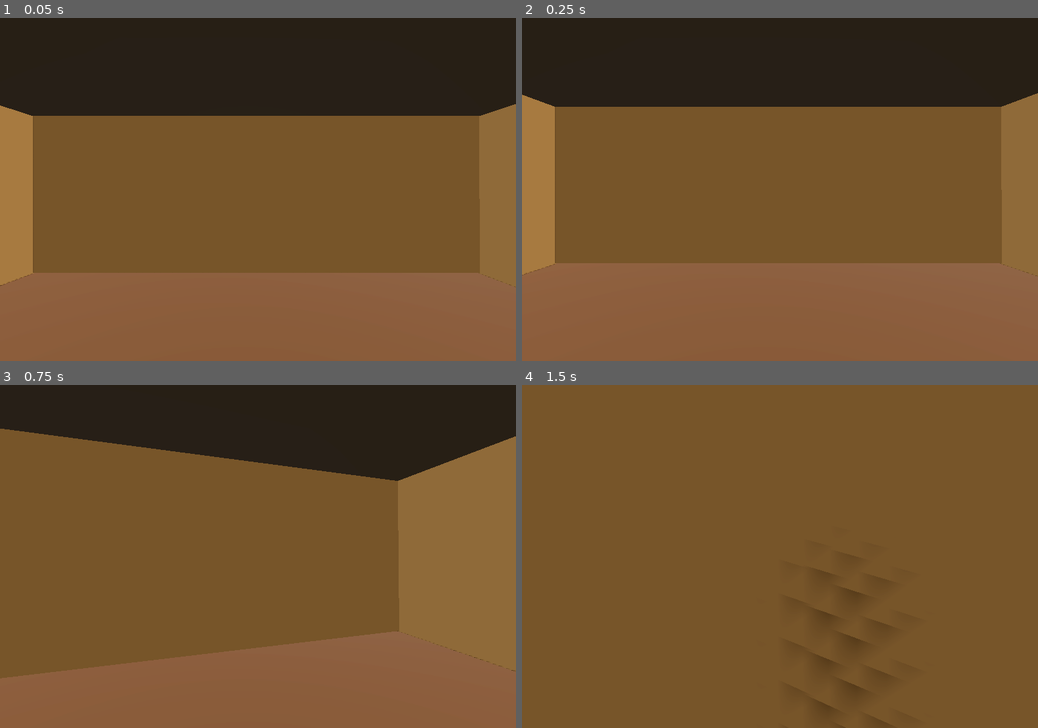
Above: before the commit, frames 1-4 (two rows, left to right).
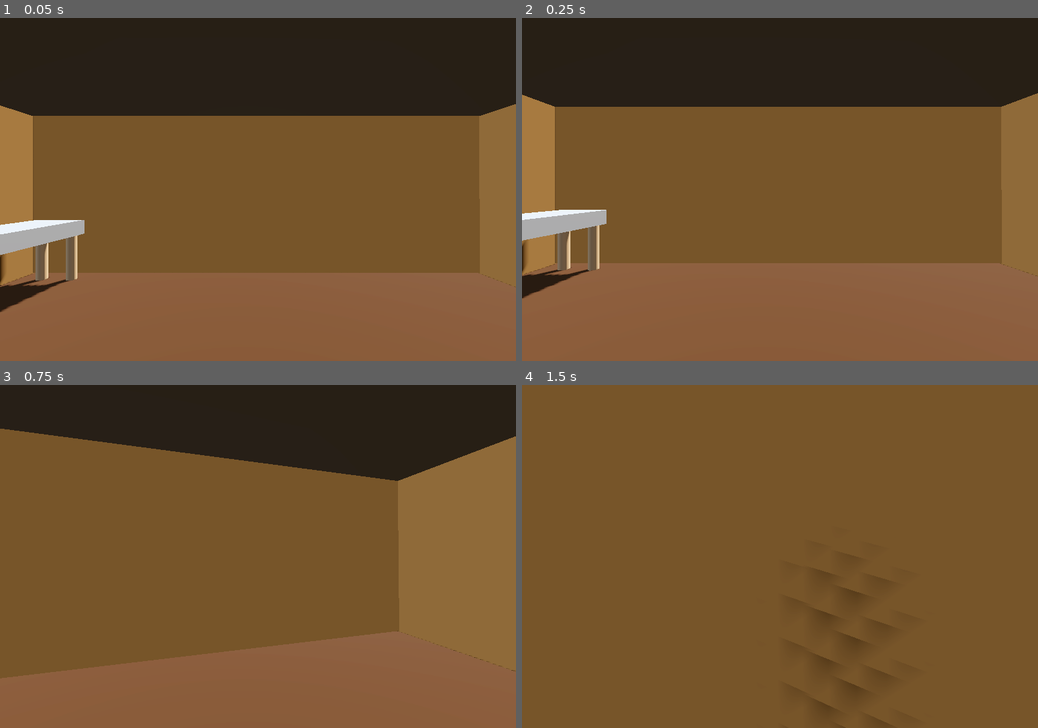
Above: after the commit, the same moments.

Repository: Tepitron/GreenCorp
Game: Godot game, scene res://scenes/game.tscn
The game is run twice, just before and just after one commit, with the same random seed, the same clock (stepped at 60 frames per second) and the same inputs. Before the commit the project starts from res://scenes/room.tscn.
Inputs (mouse positions are in pixels of both pictures, inside the frame that each line leads up to):
- Up to frame 1 (0.05 s): no input
- Up to frame 2 (0.25 s): no input
- Up to frame 3 (0.75 s): tap Enter at 0.5 s; move the mouse to (283, 556) at 0.52 s; press the mouse at (283, 556) at 0.53 s; hold W (move_forward) from 0.53 s (still down)
- Up to frame 4 (1.5 s): keep holding W (move_forward); move the mouse to (754, 556) at 1.27 s; release the mouse at (754, 556) at 1.28 s; click (754, 556) at 1.35 s

The runs differ from the first frame. In frame 1, 2.0% of the frame differs, in the area x 0-17%, y 58-86%; in frame 2, 1.9%; in frame 3, nothing differs; in frame 4, nothing differs.

Commit message:
Add computer and desk

Diff:
--- a/greencorp/project.godot
+++ b/greencorp/project.godot
@@ -12,7 +12,7 @@
 
 config/name="GreenCorp"
 config/description="Solve the Mystery"
-run/main_scene="uid://ci0kb1vaqrhjb"
+run/main_scene="uid://c5fnv1x0ads5p"
 config/features=PackedStringArray("4.4", "Forward Plus")
 config/icon="res://icon.svg"
 
--- /dev/null
+++ b/greencorp/scenes/computer.tscn
@@ -0,0 +1,86 @@
+[gd_scene load_steps=12 format=3 uid="uid://cnr3cufcvuw6y"]
+
+[sub_resource type="BoxMesh" id="BoxMesh_7sc3q"]
+
+[sub_resource type="StandardMaterial3D" id="StandardMaterial3D_om4aa"]
+albedo_color = Color(0.462745, 1, 1, 1)
+emission_enabled = true
+emission = Color(0, 0, 0.172549, 1)
+emission_energy_multiplier = 8.03
+
+[sub_resource type="PlaneMesh" id="PlaneMesh_8pqrt"]
+material = SubResource("StandardMaterial3D_om4aa")
+size = Vector2(0.9, 0.9)
+orientation = 2
+
+[sub_resource type="StandardMaterial3D" id="StandardMaterial3D_8pqrt"]
+albedo_color = Color(0, 0.0823529, 0.0666667, 1)
+
+[sub_resource type="BoxMesh" id="BoxMesh_om4aa"]
+material = SubResource("StandardMaterial3D_8pqrt")
+size = Vector3(2, 2, 1)
+
+[sub_resource type="BoxMesh" id="BoxMesh_8pqrt"]
+size = Vector3(3, 0.6, 1)
+
+[sub_resource type="StandardMaterial3D" id="StandardMaterial3D_7sc3q"]
+albedo_color = Color(0.775598, 0.634922, 0.476025, 1)
+
+[sub_resource type="CylinderMesh" id="CylinderMesh_om4aa"]
+material = SubResource("StandardMaterial3D_7sc3q")
+top_radius = 0.1
+bottom_radius = 0.1
+
+[sub_resource type="StandardMaterial3D" id="StandardMaterial3D_7ikar"]
+albedo_color = Color(0.13985, 0.110144, 0.112629, 1)
+
+[sub_resource type="PlaneMesh" id="PlaneMesh_tjrug"]
+material = SubResource("StandardMaterial3D_7ikar")
+size = Vector2(1, 0.3)
+
+[sub_resource type="BoxShape3D" id="BoxShape3D_7sc3q"]
+size = Vector3(1.2442, 0.895569, 1.0321)
+
+[node name="Computer" type="StaticBody3D"]
+transform = Transform3D(0.990075, 0, 0, 0, 0.8333, 0, 0, 0, 1, 0, 0, 0)
+
+[node name="ScreenCase" type="MeshInstance3D" parent="."]
+transform = Transform3D(1, 0, 0, 0, 1, 0, 0, 0, 0.568159, -0.0581955, 0.714607, -0.200285)
+mesh = SubResource("BoxMesh_7sc3q")
+
+[node name="Screen" type="MeshInstance3D" parent="ScreenCase"]
+transform = Transform3D(1, 0, 0, 0, 1, 0, 0, 0, 1, 0, 0.0037384, 0.56304)
+mesh = SubResource("PlaneMesh_8pqrt")
+
+[node name="Case" type="MeshInstance3D" parent="."]
+transform = Transform3D(0.402042, 0, 0, 0, 0.785866, 0, 0, 0, 1, -1.09085, -0.774555, 0)
+mesh = SubResource("BoxMesh_om4aa")
+skeleton = NodePath("../ScreenCase")
+
+[node name="ComputerDesk" type="MeshInstance3D" parent="."]
+transform = Transform3D(1, 0, 0, 0, 0.732894, 0, 0, 0, 1, 0.828594, -0.0220415, 0)
+mesh = SubResource("BoxMesh_8pqrt")
+
+[node name="DeskLeg" type="MeshInstance3D" parent="ComputerDesk"]
+transform = Transform3D(1, 0, 0, 0, 1, 0, 0, 0, 1, -1.40597, -1.22035, 0.312618)
+mesh = SubResource("CylinderMesh_om4aa")
+
+[node name="DeskLeg2" type="MeshInstance3D" parent="ComputerDesk"]
+transform = Transform3D(1, 0, 0, 0, 1, 0, 0, 0, 1, -1.40597, -1.27871, -0.320305)
+mesh = SubResource("CylinderMesh_om4aa")
+
+[node name="DeskLeg3" type="MeshInstance3D" parent="ComputerDesk"]
+transform = Transform3D(1, 0, 0, 0, 1, 0, 0, 0, 1, 1.38053, -1.22035, -0.308184)
+mesh = SubResource("CylinderMesh_om4aa")
+
+[node name="DeskLeg4" type="MeshInstance3D" parent="ComputerDesk"]
+transform = Transform3D(1, 0, 0, 0, 1, 0, 0, 0, 1, 1.37396, -1.22035, 0.312618)
+mesh = SubResource("CylinderMesh_om4aa")
+
+[node name="KeyBoard" type="MeshInstance3D" parent="."]
+transform = Transform3D(1, 0, 0, 0, 1, 0, 0, 0, 1, -0.0652445, 0.202206, 0.322837)
+mesh = SubResource("PlaneMesh_tjrug")
+
+[node name="CollisionShape3D" type="CollisionShape3D" parent="."]
+transform = Transform3D(3.08341, 0, 0, 0, 3.11101, 0, 0, 0, 1, 0.438267, -0.162253, 0.0140345)
+shape = SubResource("BoxShape3D_7sc3q")
--- /dev/null
+++ b/greencorp/scenes/game.tscn
@@ -0,0 +1,72 @@
+[gd_scene load_steps=10 format=3 uid="uid://c5fnv1x0ads5p"]
+
+[ext_resource type="Script" uid="uid://c4r81c6c0j0gp" path="res://scripts/room.gd" id="1_p57ef"]
+[ext_resource type="PackedScene" uid="uid://bjxusjwwq7olr" path="res://scenes/player.tscn" id="2_u5sy4"]
+[ext_resource type="PackedScene" uid="uid://ci0kb1vaqrhjb" path="res://scenes/room.tscn" id="3_p57ef"]
+[ext_resource type="PackedScene" uid="uid://b4txa3ojbo4jb" path="res://scenes/green_corp_building.tscn" id="4_0tnpc"]
+[ext_resource type="PackedScene" uid="uid://b25fqxjjyvwl" path="res://scenes/light_post.tscn" id="5_vtaks"]
+[ext_resource type="PackedScene" uid="uid://bs3c61idtfgxc" path="res://scenes/road.tscn" id="6_kvpfn"]
+
+[sub_resource type="ProceduralSkyMaterial" id="ProceduralSkyMaterial_36trf"]
+sky_horizon_color = Color(0.662243, 0.671743, 0.686743, 1)
+ground_horizon_color = Color(0.662243, 0.671743, 0.686743, 1)
+
+[sub_resource type="Sky" id="Sky_ffxv4"]
+sky_material = SubResource("ProceduralSkyMaterial_36trf")
+
+[sub_resource type="Environment" id="Environment_85yof"]
+background_mode = 2
+sky = SubResource("Sky_ffxv4")
+tonemap_mode = 2
+glow_enabled = true
+
+[node name="Game" type="Node3D"]
+script = ExtResource("1_p57ef")
+
+[node name="WorldEnvironment" type="WorldEnvironment" parent="."]
+environment = SubResource("Environment_85yof")
+
+[node name="DirectionalLight3D" type="DirectionalLight3D" parent="."]
+transform = Transform3D(-0.866024, -0.433016, 0.250001, 0, 0.499998, 0.866026, -0.500003, 0.749999, -0.43301, 0, 0.263882, 0)
+shadow_enabled = true
+
+[node name="Player" parent="." instance=ExtResource("2_u5sy4")]
+transform = Transform3D(1, 0, 0, 0, 1, 0, 0, 0, 1, 0, -4.22253, 0)
+
+[node name="Interior" type="Node" parent="."]
+
+[node name="Room" parent="Interior" instance=ExtResource("3_p57ef")]
+
+[node name="Exterior" type="Node" parent="."]
+
+[node name="GreenCorpBuilding" parent="Exterior" instance=ExtResource("4_0tnpc")]
+transform = Transform3D(-1, 0, 4.0873e-08, 0, 1, 0, -8.74228e-08, 0, -0.467532, -3.24397, -9.284, 67.6364)
+
+[node name="LightPosts" type="Node" parent="Exterior"]
+
+[node name="LightPost" parent="Exterior/LightPosts" instance=ExtResource("5_vtaks")]
+transform = Transform3D(-1, 0, -8.74228e-08, 0, 1, 0, 8.74228e-08, 0, -1, 24.3381, -7.07062, 18.6821)
+
+[node name="LightPost2" parent="Exterior/LightPosts" instance=ExtResource("5_vtaks")]
+transform = Transform3D(-1, 0, -8.74228e-08, 0, 1, 0, 8.74228e-08, 0, -1, 15.8421, -7.07062, 18.6821)
+
+[node name="LightPost3" parent="Exterior/LightPosts" instance=ExtResource("5_vtaks")]
+transform = Transform3D(-1, 0, -8.74228e-08, 0, 1, 0, 8.74228e-08, 0, -1, -7.79473, -7.07062, 18.6821)
+
+[node name="LightPost4" parent="Exterior/LightPosts" instance=ExtResource("5_vtaks")]
+transform = Transform3D(-1, 0, -8.74228e-08, 0, 1, 0, 8.74228e-08, 0, -1, 6.83655, -7.07062, 18.6821)
+
+[node name="LightPost5" parent="Exterior/LightPosts" instance=ExtResource("5_vtaks")]
+transform = Transform3D(-1, 0, -8.74228e-08, 0, 1, 0, 8.74228e-08, 0, -1, -19.075, -7.07062, 18.6821)
+
+[node name="LightPost6" parent="Exterior/LightPosts" instance=ExtResource("5_vtaks")]
+transform = Transform3D(-1, 0, -8.74228e-08, 0, 1, 0, 8.74228e-08, 0, -1, -29.8423, -7.07062, 18.6821)
+
+[node name="LightPost7" parent="Exterior/LightPosts" instance=ExtResource("5_vtaks")]
+transform = Transform3D(-1, 0, -8.74228e-08, 0, 1, 0, 8.74228e-08, 0, -1, -39.1408, -7.07062, 18.6821)
+
+[node name="Road" parent="." instance=ExtResource("6_kvpfn")]
+transform = Transform3D(1, 0, 0, 0, 1, 0, 0, 0, 1, 2.152, -8.12182, 15.5139)
+
+[node name="Road" parent="Road" instance=ExtResource("6_kvpfn")]
+transform = Transform3D(1, 0, 0, 0, 1, 0, 0, 0, 1, -49.2664, -0.0111446, 0.0679731)
--- a/greencorp/scenes/light_post.tscn
+++ b/greencorp/scenes/light_post.tscn
@@ -1,23 +1,22 @@
 [gd_scene load_steps=3 format=3 uid="uid://b25fqxjjyvwl"]
 
-[sub_resource type="TorusMesh" id="TorusMesh_7df5l"]
+[sub_resource type="CylinderMesh" id="CylinderMesh_7df5l"]
 
-[sub_resource type="CapsuleMesh" id="CapsuleMesh_xiacm"]
+[sub_resource type="CapsuleMesh" id="CapsuleMesh_7df5l"]
 
-[node name="LightPost" type="MeshInstance3D"]
-transform = Transform3D(0.254283, 0, 0, 0, -16.4361, 0, 0, 0, 0.182029, -23.0791, 3.42005, -3.33412)
-mesh = SubResource("TorusMesh_7df5l")
-skeleton = NodePath("../..")
+[node name="LightPost" type="Node3D"]
 
 [node name="MeshInstance3D" type="MeshInstance3D" parent="."]
-transform = Transform3D(2.97403, 0, 0, 0, 0.000364518, 0.0161989, 0, 3.30256, -0.0145771, -0.470528, -0.252637, 1.8786)
-mesh = SubResource("CapsuleMesh_xiacm")
-skeleton = NodePath("../../..")
+transform = Transform3D(0.0594289, 0, 0, 0, 1.28116, 0, 0, 0, 0.118513, 0, 0, 0)
+mesh = SubResource("CylinderMesh_7df5l")
 
-[node name="SpotLight3D" type="SpotLight3D" parent="MeshInstance3D"]
-transform = Transform3D(1, 0, 0, 0, -0.462476, -0.886632, 0, 0.886632, -0.462476, 0, 0, 0)
-light_color = Color(0.989624, 0.962907, 0.79622, 1)
-light_energy = 12.151
-light_indirect_energy = 3.747
-light_specular = 1.146
-spot_range = 19.222
+[node name="MeshInstance3D2" type="MeshInstance3D" parent="."]
+transform = Transform3D(0.231432, 0, 0, 0, -0.0951921, -0.132285, 0, 0.269786, -0.0466757, 0, 1.24693, 0.120403)
+mesh = SubResource("CapsuleMesh_7df5l")
+
+[node name="SpotLight3D" type="SpotLight3D" parent="MeshInstance3D2"]
+transform = Transform3D(1, 0, 0, 0, -0.180536, -0.983568, 0, 0.983568, -0.180536, 0, 0, 0)
+light_color = Color(1, 1, 0.960784, 1)
+light_energy = 7.788
+light_indirect_energy = 1.97
+light_specular = 1.955
--- a/greencorp/scenes/room.tscn
+++ b/greencorp/scenes/room.tscn
@@ -1,36 +1,35 @@
-[gd_scene load_steps=19 format=3 uid="uid://ci0kb1vaqrhjb"]
+[gd_scene load_steps=14 format=3 uid="uid://ci0kb1vaqrhjb"]
 
-[ext_resource type="PackedScene" uid="uid://bjxusjwwq7olr" path="res://scenes/player.tscn" id="1_36trf"]
-[ext_resource type="Script" uid="uid://c4r81c6c0j0gp" path="res://scripts/room.gd" id="1_ffxv4"]
+[ext_resource type="PackedScene" uid="uid://eyi6gk1km13i" path="res://scenes/cork_board.tscn" id="2_ffxv4"]
+[ext_resource type="PackedScene" uid="uid://cnr3cufcvuw6y" path="res://scenes/computer.tscn" id="3_14vil"]
 [ext_resource type="PackedScene" uid="uid://x2rc4jsfq4c2" path="res://scenes/windowed_wall.tscn" id="3_85yof"]
-[ext_resource type="PackedScene" uid="uid://bs3c61idtfgxc" path="res://scenes/road.tscn" id="4_14vil"]
-[ext_resource type="PackedScene" uid="uid://b4txa3ojbo4jb" path="res://scenes/green_corp_building.tscn" id="5_jxe34"]
 
-[sub_resource type="ProceduralSkyMaterial" id="ProceduralSkyMaterial_36trf"]
-sky_horizon_color = Color(0.662243, 0.671743, 0.686743, 1)
-ground_horizon_color = Color(0.662243, 0.671743, 0.686743, 1)
+[sub_resource type="PlaneMesh" id="PlaneMesh_36trf"]
+flip_faces = true
+size = Vector2(10, 10)
 
-[sub_resource type="Sky" id="Sky_ffxv4"]
-sky_material = SubResource("ProceduralSkyMaterial_36trf")
+[sub_resource type="StandardMaterial3D" id="StandardMaterial3D_qvc4m"]
+albedo_color = Color(0.269105, 0.147137, 5.05373e-07, 1)
 
-[sub_resource type="Environment" id="Environment_85yof"]
-background_mode = 2
-sky = SubResource("Sky_ffxv4")
-tonemap_mode = 2
-glow_enabled = true
+[sub_resource type="PlaneMesh" id="PlaneMesh_ffxv4"]
+material = SubResource("StandardMaterial3D_qvc4m")
+size = Vector2(11, 11)
+
+[sub_resource type="ConvexPolygonShape3D" id="ConvexPolygonShape3D_85yof"]
+points = PackedVector3Array(5.07738, 0.079334, 5.07738, -5.07738, -0.079334, -5.07738, -5.07738, 0.079334, -5.07738, 5.07738, -0.079334, -5.07738, -5.07738, -0.079334, 5.07738, -5.07738, 0.079334, 5.07738, 5.07738, 0.079334, -5.07738, 5.07738, -0.079334, 5.07738)
 
 [sub_resource type="StandardMaterial3D" id="StandardMaterial3D_jxe34"]
 diffuse_mode = 3
 specular_mode = 1
 albedo_color = Color(0.427451, 0.317647, 0.192157, 1)
 
-[sub_resource type="PlaneMesh" id="PlaneMesh_ffxv4"]
+[sub_resource type="PlaneMesh" id="PlaneMesh_14vil"]
 material = SubResource("StandardMaterial3D_jxe34")
 size = Vector2(10, 4)
 center_offset = Vector3(0, -2, 10)
 orientation = 2
 
-[sub_resource type="ConvexPolygonShape3D" id="ConvexPolygonShape3D_ffxv4"]
+[sub_resource type="ConvexPolygonShape3D" id="ConvexPolygonShape3D_jxe34"]
 points = PackedVector3Array(-5.07738, -4.07937, 9.92064, 5.07738, 0.0476189, 10.0794, 5.07738, 0.0476189, 9.92064, -5.07738, 0.0476189, 10.0794, 5.07738, -4.07937, 10.0794, 5.07738, -4.07937, 9.92064, -5.07738, 0.0476189, 9.92064, -5.07738, -4.07937, 10.0794)
 
 [sub_resource type="StandardMaterial3D" id="StandardMaterial3D_jn645"]
@@ -38,104 +37,73 @@
 specular_mode = 1
 albedo_color = Color(0.427451, 0.317647, 0.192157, 1)
 
-[sub_resource type="PlaneMesh" id="PlaneMesh_14vil"]
+[sub_resource type="PlaneMesh" id="PlaneMesh_jn645"]
 lightmap_size_hint = Vector2i(52, 22)
 material = SubResource("StandardMaterial3D_jn645")
 size = Vector2(10, 4)
 orientation = 0
 
-[sub_resource type="ConvexPolygonShape3D" id="ConvexPolygonShape3D_jxe34"]
+[sub_resource type="ConvexPolygonShape3D" id="ConvexPolygonShape3D_qvc4m"]
 points = PackedVector3Array(0.079334, 2.04762, 5.07738, -0.079334, -2.07937, -5.07738, 0.079334, -2.07937, -5.07738, -0.079334, -2.07937, 5.07738, -0.079334, 2.04762, -5.07738, 0.079334, 2.04762, -5.07738, 0.079334, -2.07937, 5.07738, -0.079334, 2.04762, 5.07738)
 
-[sub_resource type="StandardMaterial3D" id="StandardMaterial3D_qvc4m"]
-albedo_color = Color(0.269105, 0.147137, 5.05373e-07, 1)
+[node name="Room" type="Node3D"]
 
-[sub_resource type="PlaneMesh" id="PlaneMesh_36trf"]
-material = SubResource("StandardMaterial3D_qvc4m")
-size = Vector2(11, 11)
+[node name="Roof" type="MeshInstance3D" parent="."]
+transform = Transform3D(1, 0, 0, 0, 1, 0, 0, 0, 1, 0, -2, 0)
+mesh = SubResource("PlaneMesh_36trf")
+skeleton = NodePath("../..")
 
-[sub_resource type="ConvexPolygonShape3D" id="ConvexPolygonShape3D_14vil"]
-points = PackedVector3Array(5.07738, 0.079334, 5.07738, -5.07738, -0.079334, -5.07738, -5.07738, 0.079334, -5.07738, 5.07738, -0.079334, -5.07738, -5.07738, -0.079334, 5.07738, -5.07738, 0.079334, 5.07738, 5.07738, 0.079334, -5.07738, 5.07738, -0.079334, 5.07738)
+[node name="Floor" type="StaticBody3D" parent="."]
+transform = Transform3D(1, 5.55112e-17, 4.9973e-15, 7.87348e-16, -4.4005e-08, -1, 2.77556e-17, 1, -4.37722e-08, 2.98962e-08, -5.36024, 0.00936658)
 
-[sub_resource type="PlaneMesh" id="PlaneMesh_jxe34"]
-flip_faces = true
-size = Vector2(10, 10)
-
-[node name="Room" type="Node3D"]
-script = ExtResource("1_ffxv4")
-
-[node name="WorldEnvironment" type="WorldEnvironment" parent="."]
-environment = SubResource("Environment_85yof")
-
-[node name="DirectionalLight3D" type="DirectionalLight3D" parent="."]
-transform = Transform3D(-0.866024, -0.433016, 0.250001, 0, 0.499998, 0.866026, -0.500003, 0.749999, -0.43301, 0, 0.263882, 0)
-shadow_enabled = true
-
-[node name="Player" parent="." instance=ExtResource("1_36trf")]
-transform = Transform3D(1, 0, 0, 0, 1, 0, 0, 0, 1, 0, -4.22253, 0)
-
-[node name="Interior" type="Node" parent="."]
-
-[node name="walls" type="Node" parent="Interior"]
-
-[node name="Wall" type="StaticBody3D" parent="Interior/walls"]
-
-[node name="MeshInstance3D" type="MeshInstance3D" parent="Interior/walls/Wall"]
-transform = Transform3D(1, 0.000198576, -6.74525e-05, -0.000198557, 1, 0.000209895, 6.7509e-05, -0.000209877, 1, -0.038238, -1.4838, -14.9684)
+[node name="MeshInstance3D" type="MeshInstance3D" parent="Floor"]
+transform = Transform3D(1, 4.9973e-15, -5.5511e-17, -2.77556e-17, -4.37722e-08, 1, 7.87348e-16, -1, -4.4005e-08, -0.0131836, -0.0160838, 0.142696)
 mesh = SubResource("PlaneMesh_ffxv4")
 skeleton = NodePath("../../..")
 
-[node name="CollisionShape3D" type="CollisionShape3D" parent="Interior/walls/Wall"]
+[node name="CollisionShape3D" type="CollisionShape3D" parent="Floor"]
+transform = Transform3D(1, 4.9973e-15, -5.5511e-17, -2.77556e-17, -4.37722e-08, 1, 7.87348e-16, -1, -4.4005e-08, -2.98962e-08, -0.00936657, 0.13498)
+shape = SubResource("ConvexPolygonShape3D_85yof")
+
+[node name="walls" type="Node" parent="."]
+
+[node name="Wall" type="StaticBody3D" parent="walls"]
+
+[node name="MeshInstance3D" type="MeshInstance3D" parent="walls/Wall"]
 transform = Transform3D(1, 0.000198576, -6.74525e-05, -0.000198557, 1, 0.000209895, 6.7509e-05, -0.000209877, 1, -0.038238, -1.4838, -14.9684)
-shape = SubResource("ConvexPolygonShape3D_ffxv4")
+mesh = SubResource("PlaneMesh_14vil")
+skeleton = NodePath("../../../..")
 
-[node name="Wall2" type="StaticBody3D" parent="Interior/walls"]
-
-[node name="MeshInstance3D" type="MeshInstance3D" parent="Interior/walls/Wall2"]
-transform = Transform3D(1, 0, 0, 0, 1, 0, 0, 0, 1, -4.99657, -3.50926, 0)
-mesh = SubResource("PlaneMesh_14vil")
-
-[node name="CollisionShape3D" type="CollisionShape3D" parent="Interior/walls/Wall2"]
-transform = Transform3D(1, 0, 0, 0, 1, 0, 0, 0, 1, -4.99657, -3.50926, 0)
+[node name="CollisionShape3D" type="CollisionShape3D" parent="walls/Wall"]
+transform = Transform3D(1, 0.000198576, -6.74525e-05, -0.000198557, 1, 0.000209895, 6.7509e-05, -0.000209877, 1, -0.038238, -1.4838, -14.9684)
 shape = SubResource("ConvexPolygonShape3D_jxe34")
 
-[node name="Wall3" type="StaticBody3D" parent="Interior/walls"]
+[node name="Wall2" type="StaticBody3D" parent="walls"]
+
+[node name="MeshInstance3D" type="MeshInstance3D" parent="walls/Wall2"]
+transform = Transform3D(1, 0, 0, 0, 1, 0, 0, 0, 1, -4.99657, -3.50926, 0)
+mesh = SubResource("PlaneMesh_jn645")
+
+[node name="CollisionShape3D" type="CollisionShape3D" parent="walls/Wall2"]
+transform = Transform3D(1, 0, 0, 0, 1, 0, 0, 0, 1, -4.99657, -3.50926, 0)
+shape = SubResource("ConvexPolygonShape3D_qvc4m")
+
+[node name="Wall3" type="StaticBody3D" parent="walls"]
 transform = Transform3D(1, 0, 0, 0, 1, 0, 0, 0, 1, 10.0786, 0, 0)
 
-[node name="MeshInstance3D" type="MeshInstance3D" parent="Interior/walls/Wall3"]
+[node name="MeshInstance3D" type="MeshInstance3D" parent="walls/Wall3"]
 transform = Transform3D(-1, 0, -8.74228e-08, 0, 1, 0, 8.74228e-08, 0, -1, -5.1655, -3.50926, -0.010188)
-mesh = SubResource("PlaneMesh_14vil")
+mesh = SubResource("PlaneMesh_jn645")
 
-[node name="CollisionShape3D" type="CollisionShape3D" parent="Interior/walls/Wall3"]
+[node name="CollisionShape3D" type="CollisionShape3D" parent="walls/Wall3"]
 transform = Transform3D(1, 0, 0, 0, 1, 0, 0, 0, 1, -4.99657, -3.50926, 0)
-shape = SubResource("ConvexPolygonShape3D_jxe34")
+shape = SubResource("ConvexPolygonShape3D_qvc4m")
 
-[node name="WindowedWall" parent="Interior/walls" instance=ExtResource("3_85yof")]
+[node name="WindowedWall" parent="walls" instance=ExtResource("3_85yof")]
 transform = Transform3D(-4.37114e-08, 0, 1, 0, 1, 0, -1, 0, -4.37114e-08, 0.0122451, -3.80277, 4.77139)
 
-[node name="Floor" type="StaticBody3D" parent="Interior"]
-transform = Transform3D(1, 5.55112e-17, 4.9973e-15, 7.87348e-16, -4.4005e-08, -1, 2.77556e-17, 1, -4.37722e-08, 2.98962e-08, -5.36024, 0.00936658)
+[node name="CorkBoard" parent="." instance=ExtResource("2_ffxv4")]
+transform = Transform3D(-4.37114e-08, 0, -1, 0, 1, 0, 1, 0, -4.37114e-08, 4.88231, -3.1907, 1.6865)
 
-[node name="MeshInstance3D" type="MeshInstance3D" parent="Interior/Floor"]
-transform = Transform3D(1, 4.9973e-15, -5.5511e-17, -2.77556e-17, -4.37722e-08, 1, 7.87348e-16, -1, -4.4005e-08, -0.0131836, -0.0160838, 0.142696)
-mesh = SubResource("PlaneMesh_36trf")
-skeleton = NodePath("../..")
-
-[node name="CollisionShape3D" type="CollisionShape3D" parent="Interior/Floor"]
-transform = Transform3D(1, 4.9973e-15, -5.5511e-17, -2.77556e-17, -4.37722e-08, 1, 7.87348e-16, -1, -4.4005e-08, -2.98962e-08, -0.00936657, 0.13498)
-shape = SubResource("ConvexPolygonShape3D_14vil")
-
-[node name="Roof" type="MeshInstance3D" parent="Interior"]
-transform = Transform3D(1, 0, 0, 0, 1, 0, 0, 0, 1, 0, -2, 0)
-mesh = SubResource("PlaneMesh_jxe34")
-
-[node name="Exterior" type="Node" parent="."]
-
-[node name="GreenCorpBuilding" parent="Exterior" instance=ExtResource("5_jxe34")]
-transform = Transform3D(-1, 0, 4.0873e-08, 0, 1, 0, -8.74228e-08, 0, -0.467532, -3.24397, -10.8642, 59.4665)
-
-[node name="Road" parent="." instance=ExtResource("4_14vil")]
-transform = Transform3D(1, 0, 0, 0, 1, 0, 0, 0, 1, 2.152, -8.12182, 15.5139)
-
-[node name="Road" parent="Road" instance=ExtResource("4_14vil")]
-transform = Transform3D(1, 0, 0, 0, 1, 0, 0, 0, 1, -49.2664, -0.0111446, 0.0679731)
+[node name="Computer" parent="." instance=ExtResource("3_14vil")]
+transform = Transform3D(-3.89847e-08, 0, 1, 0, 0.672274, 0, -0.891866, 0, -4.37114e-08, -4.19784, -4.41324, -2.70309)
